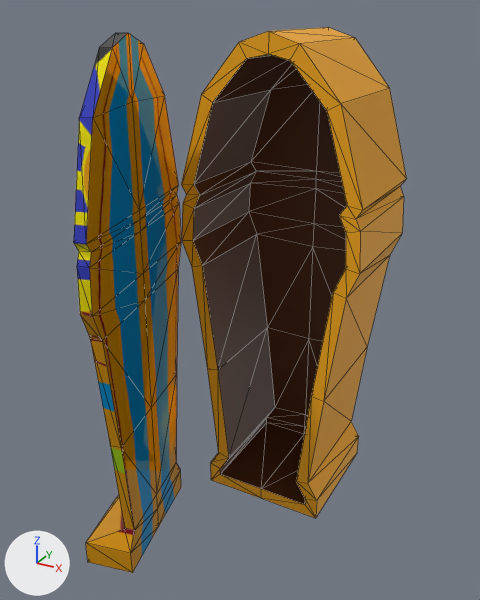
An edit to the glTF model Sarg.glb, drawn before and after from the same camera.
Rendered twice from a 50 mm lens placed at (1.17, -2.64, 2.22), pointed at (-0.07, -0.39, 1.09). Every picture has the same lights, and +X, +Y and +Z are marked at lower left. Mesh edges are drawn as thin lines.

Objects in the first picture: 'Deckel', 'Sarkophag'.
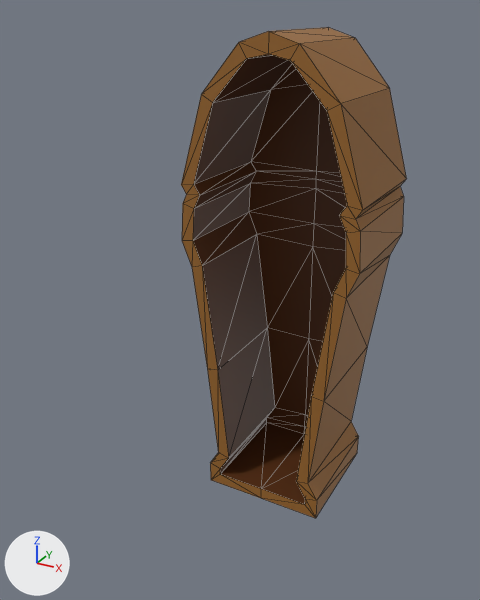
Commit message: sarg deckel

Boxes (x1, y1, x2, y2) around the edits, measured in the pictures (480 x 600 px):
'Sarkophag', recoloured (orange to brown): (181, 27, 407, 518) in both
'Deckel', deleted: before (74, 33, 181, 573)

The change, as a diff of the scene's bpy script:
```diff
--- a/Sarg.glb.py
+++ b/Sarg.glb.py
@@ mat_material @@
 mat_material = principled_material('Material')
-mat_material.base_color = (0.888, 0.392, 0.00273)  # orange #f2a809
+mat_material.base_color = (0.311, 0.13, 0.0222)  # brown #976529
@@ ob_deckel @@
-ob_deckel = bpy.data.objects.new('Deckel', me_cube_001)
-ob_deckel.location = (0.0, -0.374, 1.0)
```
